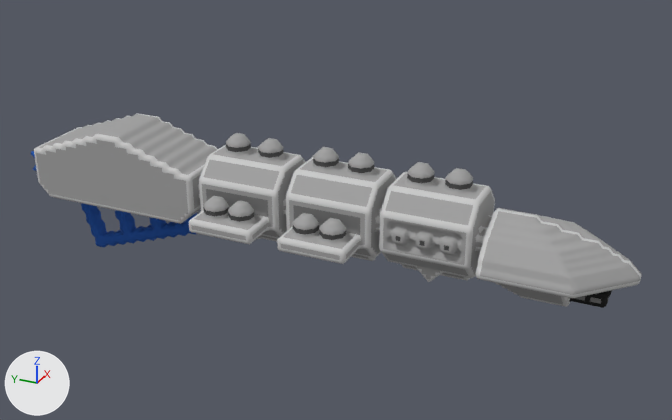
What one commit did to the OBJ model src/jsMain/resources/meshes/diadochi-4-kakia-class.obj.
One viewpoint serves both versions: a 50 mm camera at (-165.2, -81.2, 104.0) aimed at (3.5, -5.3, 19.7). The axes (+X, +Y, +Z) are drawn at lower left. The lights are the same throughout. Where no turn or scale is listed for an object, it has been applied to the vertices.

The scene before the commit, as lines of its bpy script (objects in view):
```python
me_diadochi_4_kakia_class = bpy.data.meshes.new('diadochi-4-kakia-class')
me_diadochi_4_kakia_class.from_pydata(...)  # 20417 vertices, 40842 faces; spans x -16.5..16.5, y -70.0..70.0, z -0.1..34.9
me_diadochi_4_kakia_class.materials.append(mat_diadochi_4_kakia_class)
ob_diadochi_4_kakia_class = bpy.data.objects.new('diadochi-4-kakia-class', me_diadochi_4_kakia_class)
ob_diadochi_4_kakia_class.location = (0.0, 0.0, 0.0)
```
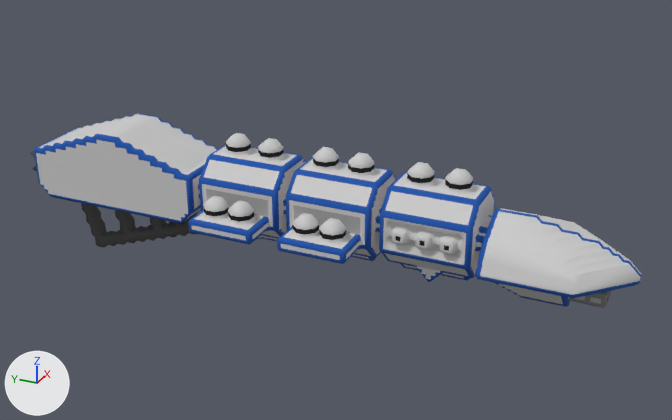
Changed parts and their boxes (x1, y1, x2, y2) in the pictures (672 x 420 px):
```json
{"part": 1, "of": "me_diadochi_4_kakia_class", "change": "cut back", "before": [31, 113, 642, 308], "after": [479, 228, 488, 237]}
{"part": 2, "of": "me_diadochi_4_kakia_class", "change": "surface changed", "before": [89, 177, 625, 308], "after": [89, 177, 625, 308]}
```

The change, as JSON lines over the scene's bpy script:
```json
{"block": "me_diadochi_4_kakia_class", "where": "# used by ob_diadochi_4_kakia_class; location = (0.0, 0.0, 0.0)"}
{"op": "remove", "block": "me_diadochi_4_kakia_class", "code": "me_diadochi_4_kakia_class.from_pydata(...)  # 20417 vertices, 40842 faces; spans x -16.5..16.5, y -70.0..70.0, z -0.1..34.9"}
{"op": "add", "block": "me_diadochi_4_kakia_class", "code": "me_diadochi_4_kakia_class.from_pydata(...)  # 4068 vertices, 7579 faces; spans x -16.5..16.5, y -70.0..70.0, z -0.1..34.9"}
{"block": "me_diadochi_4_kakia_class", "change": "me_diadochi_4_kakia_class part 1: 16356 vertices removed from x -16.5..16.5, y -70.0..69.5, z -0.1..34.9; 7 vertices added at x -4.5..-3.5, y -41.0..-40.5, z 23.9..24.9"}
{"block": "me_diadochi_4_kakia_class", "change": "me_diadochi_4_kakia_class part 2: 1539 kept faces spanning x -16.5..16.5, y -70.0..70.0, z -0.1..31.4 get new texture (UV) coordinates"}
```
